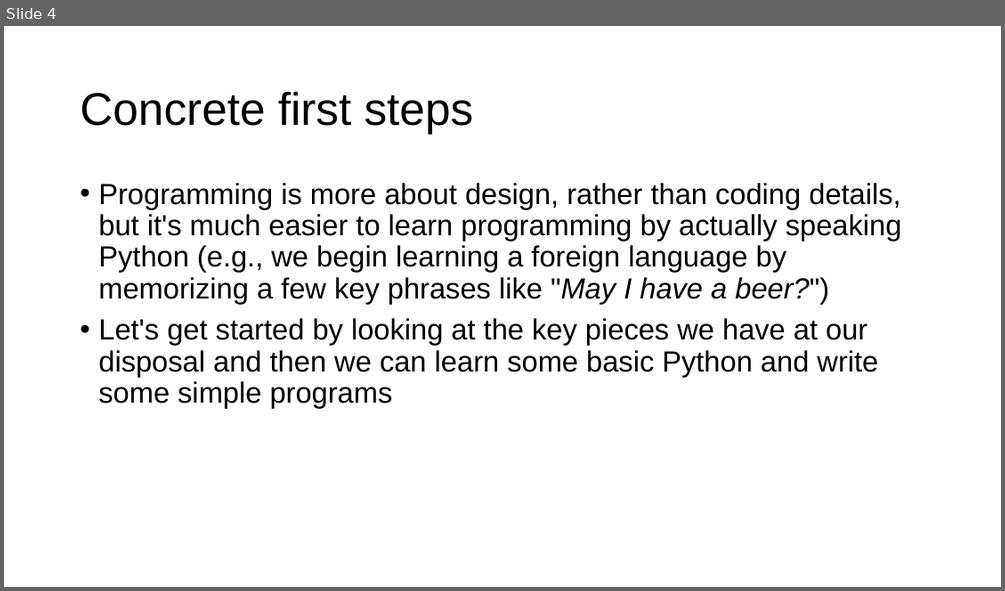
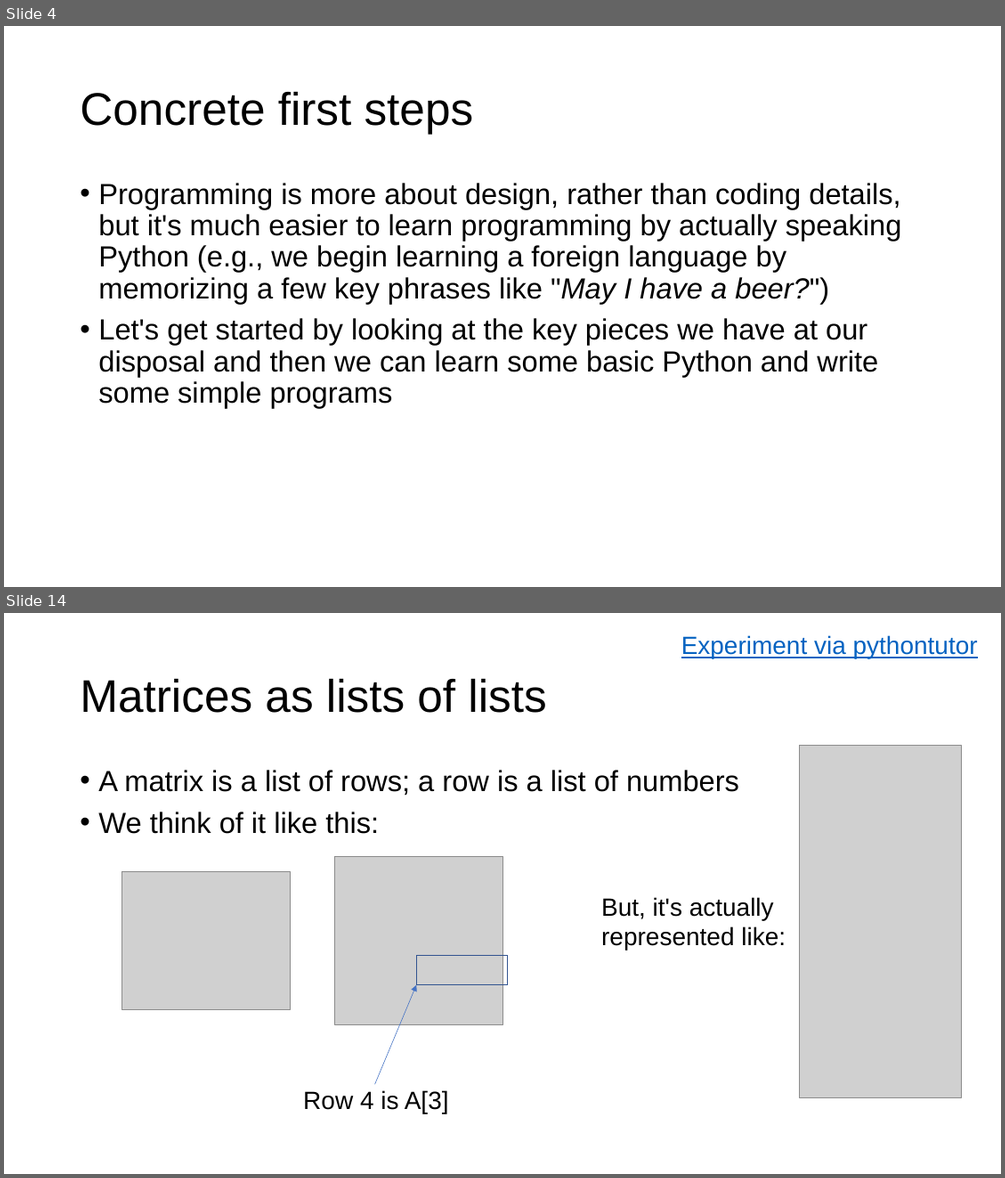
Before and after one commit to parrt/msds501, a slide deck: slides/intro-programming.pptx. Shown one above the other, each under a label of ours: slide 4 before the commit, slides 4 and 14 after it; the slides between them are not shown. The pictures are 1005x591 and 1005x1178 pixels, drawn with LibreOffice and Linux fonts; fonts in the diff are those of the drawing; grey boxes stand for pictures; background and template pictures are left out. Boxes give left, top, right and bottom in pixels: in the first picture for what was removed or moved away, otherwise in the second. Text is boxed around its words. In the diff, an @@ line names an element or a change of style, - is before the commit and + after.

```diff
--- a/slides/intro-programming.pptx
+++ b/slides/intro-programming.pptx
@@ slide 14 added at (4,613,1001,1174), background #FFFFFF @@
@@ text added at (681,635,978,659), 24 pt, text #0563C1, underline @@
+Experiment via pythontutor
@@ title added at (80,678,546,713), 44 pt, text #000000 @@
+Matrices as lists of lists
@@ picture added at (799,746,961,1097) @@
@@ text added at (98,770,739,834), 28 pt, text #000000 @@
+• A matrix is a list of rows; a row is a list of numbers
+• We think of it like this:
@@ picture added at (122,871,291,1009) @@
@@ picture added at (334,856,502,1024) @@
@@ text added at (601,897,785,950), 24 pt, text #000000 @@
+But, it's actually represented like:
@@ rectangle added at (416,956,507,985), outline #325491 0.5 pt @@
@@ arrow added from (375, 1084) to (416, 985), #4472C4 0.5 pt @@
@@ text added at (303,1090,449,1113), 24 pt, text #000000 @@
+Row 4 is A[3]
```
Also in this commit, not shown: 1 slide changed, 12 other slides added, 2 slides removed, 3 other files.
